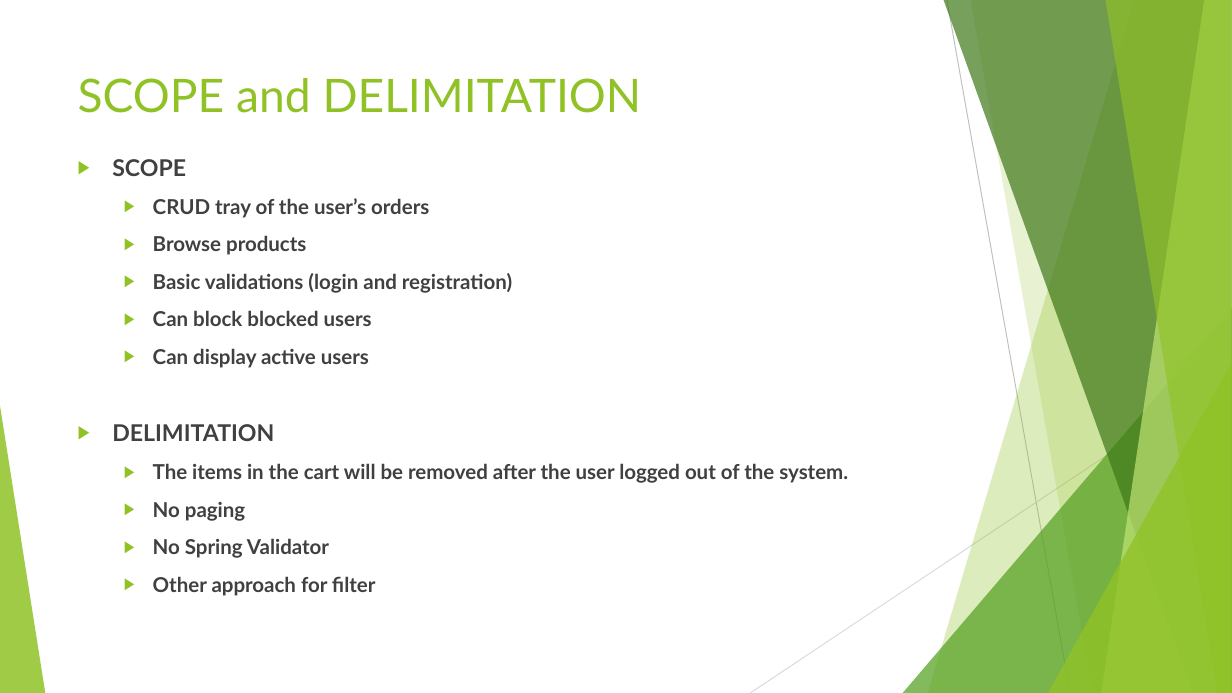
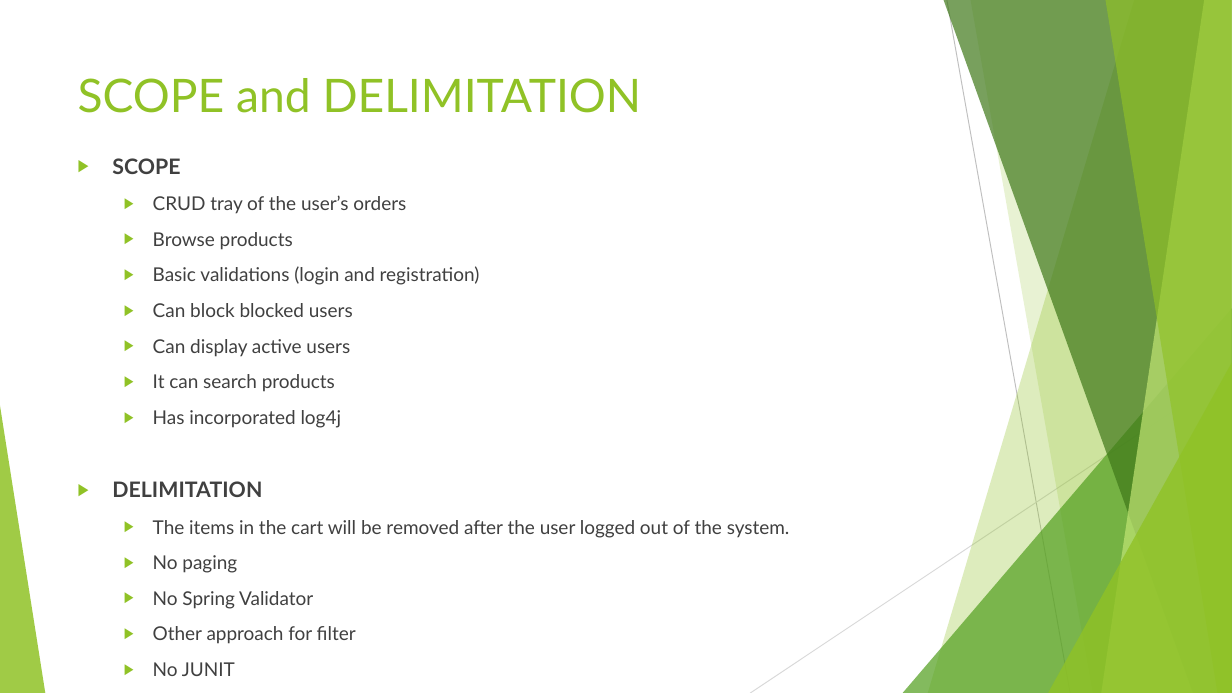
Before and after one commit to MNLBC/Group1Projects, a slide deck: slide 5 of W5Project/PPT/GROUP 1-Week 5.pptx. Drawn at 1232x693 pixels with LibreOffice and Linux fonts; fonts in the diff are those of the drawing. Boxes give left, top, right and bottom in pixels: in the first picture for what was removed or moved away, otherwise in the second. Text is boxed around its words. In the diff, an @@ line names an element or a change of style, - is before the commit and + after.

Commit message:
Pushed PPT and MVP ERD design

```diff
--- a/W5Project/PPT/GROUP 1-Week 5.pptx
+++ b/W5Project/PPT/GROUP 1-Week 5.pptx
@@ text at (112, 158, 790, 644): paragraph added @@
+  ▶ No JUNIT
@@ text at (112, 158, 790, 644): size 18 to 16.6 pt in "SCOPE", "DELIMITATION"; size 16 to 14.8 pt, bold off in "CRUD tray of the user’s orders", "Browse products", "Basic validations (login and registration)", "Can block blocked users" and 5 more places @@
@@ text at (153, 374, 342, 428): paragraphs added @@
+  ▶ It can search products
+  ▶ Has incorporated log4j
```
Also in this commit, not shown: 2 other slides changed, 1 slide added, 1 slide removed, 2 other files.
